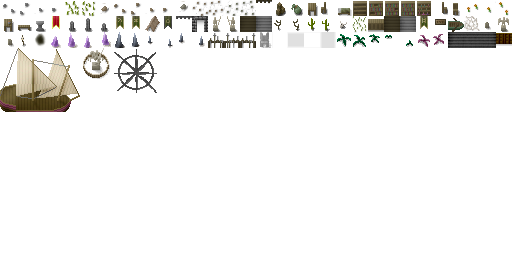
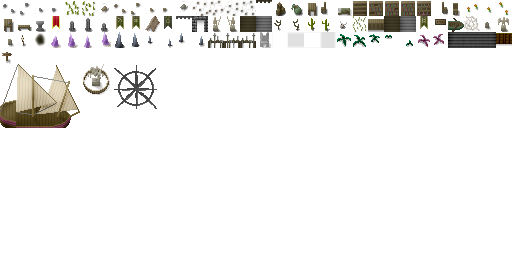
Layers edited between the first and the second 512 × 256 image:
painted on "shade" over [left=0, top=48, right=157, bottom=128]
